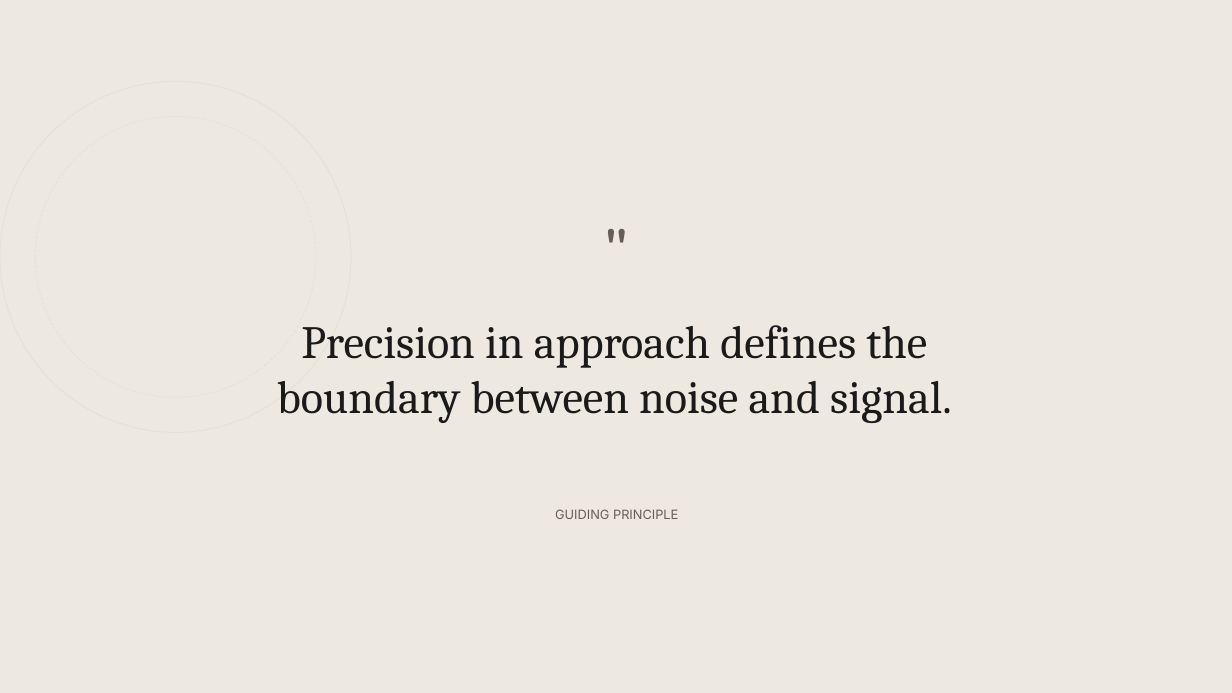
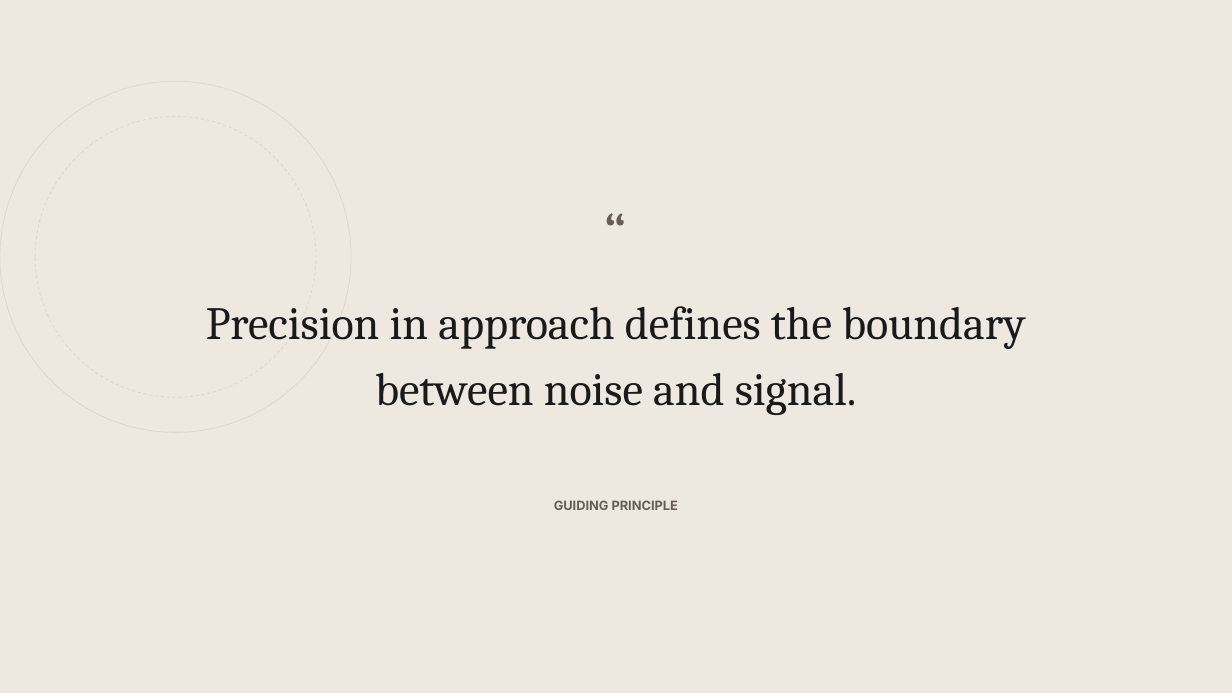
Before and after one commit to hustcer/pptx-nova, a slide deck: slide 3 of pptx-nova/assets/examples/cartesian/deck.pptx. Drawn at 1232x693 pixels with LibreOffice and Linux fonts; fonts in the diff are those of the drawing. Boxes give left, top, right and bottom in pixels: in the first picture for what was removed or moved away, otherwise in the second. Text is boxed around its words. In the diff, an @@ line names an element or a change of style, - is before the commit and + after.

```diff
--- a/pptx-nova/assets/examples/cartesian/deck.pptx
+++ b/pptx-nova/assets/examples/cartesian/deck.pptx
@@ ellipse at <box>0,81,351,433</box>: fill #EDE8E0 to none; outline #E3DED9 0.5 pt to #DED8D2 0.65 pt @@
@@ ellipse at <box>35,116,316,397</box>: fill #EDE8E0 to none; outline #E3DED9 0.5 pt dashed to #DED8D2 0.65 pt dashed @@
@@ text at <box>568,180,664,273</box>: text changed; size 52 to 46 pt @@
-"
+“
@@ text "Precision in approach defines the ...": place and size @@
-text "Precision in approach defines the ..." at <box>277,325,952,423</box>
+text "Precision in approach defines the ..." at <box>206,306,1025,415</box>
@@ text "Precision in approach defines the ..." at <box>206,306,1025,415</box>: line spacing 1 to 1.2 @@
@@ text "GUIDING PRINCIPLE": place and size @@
-text "GUIDING PRINCIPLE" at <box>555,509,678,519</box>
+text "GUIDING PRINCIPLE" at <box>554,500,678,510</box>
@@ text "GUIDING PRINCIPLE" at <box>554,500,678,510</box>: bold on; line spacing 1 to 1.2 @@
```
Also in this commit, not shown: 9 other slides changed, 44 other files.
